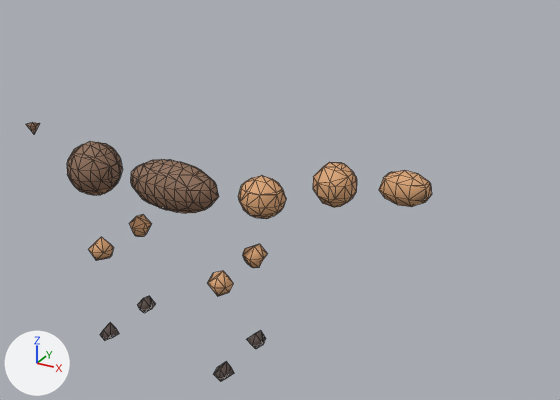
The glTF model assets/animals/src/dog.glb: old version first, new version second.
One viewpoint serves both versions: a camera (50 mm lens) standing at (0.946, -1.244, 1.065) and looking at (0.236, 0.047, 0.419). The axes (+X, +Y, +Z) are drawn at lower left. The lights are the same throughout. The picture after the commit comes second. Mesh edges are drawn as thin lines.

The older version as bpy lines, for what is in view:
```python
me_mesh = bpy.data.meshes.new('Mesh')
me_mesh.from_pydata(...)  # 536 vertices, 1016 faces; spans x -0.436..0.566, y -0.098..0.098, z 0.018..0.549
me_mesh.materials.append(mat_dogmat)
ob_dog = bpy.data.objects.new('dog', me_mesh)
ob_dog.location = (0.0, 0.0, 0.0)
```
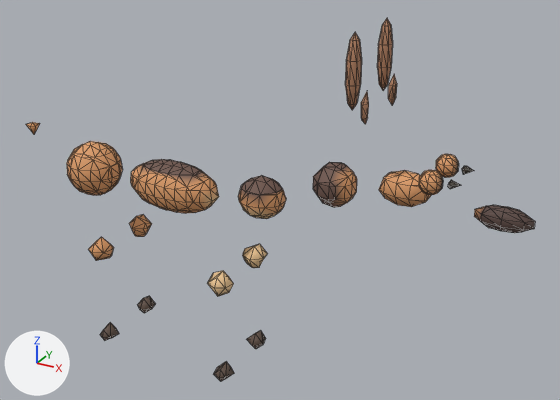
Boxes (x1, y1, x2, y2) around the edits, measured in the pictures (560 x 400 px):
'dog', reshaped (25% wider, 40% taller): before (26, 122, 432, 381); after (26, 19, 535, 381)
part 1 of me_mesh, added (brown): after (436, 154, 459, 177)
part 2 of me_mesh, added (brown): after (419, 170, 443, 195)
part 3 of me_mesh, added (brown): after (474, 205, 535, 233)
part 4 of me_mesh, added (brown): after (377, 19, 393, 90)
part 5 of me_mesh, added (brown): after (345, 33, 362, 110)
part 6 of me_mesh, added: after (448, 166, 474, 189)
part 7 of me_mesh, added: after (361, 75, 397, 124)
part 8 of me_mesh, recoloured: (26, 122, 431, 296) in both

Patch to the scene script:
```diff
--- a/assets/animals/src/dog.glb.py
+++ b/assets/animals/src/dog.glb.py
@@ me_mesh @@
 # used by ob_dog; location = (0.0, 0.0, 0.0)
 # verts and faces of me_mesh; kept vertices keep their numbers, new ones are numbered from 536
-me_mesh.from_pydata(...)  # 536 vertices, 1016 faces; spans x -0.436..0.566, y -0.098..0.098, z 0.018..0.549
+me_mesh.from_pydata(...)  # 738 vertices, 1384 faces; spans x -0.436..0.751, y -0.098..0.098, z 0.018..0.806
+# me_mesh part 1: a new loose piece, a UV sphere (8 segments, 5 rings, poles along z) spanning x 0.559..0.601, y 0.024..0.066, z 0.538..0.582, in mat_dogmat
+# me_mesh part 2: a new loose piece, a UV sphere (8 segments, 5 rings, poles along z) spanning x 0.559..0.601, y -0.066..-0.024, z 0.538..0.582, in mat_dogmat
+# me_mesh part 3: a new loose piece, a UV sphere (8 segments, 5 rings, poles along z) spanning x 0.649..0.751, y -0.021..0.021, z 0.478..0.522, in mat_dogmat
+# me_mesh part 4: a new loose piece, a UV sphere (8 segments, 5 rings, poles along z) spanning x 0.427..0.453, y 0.055..0.085, z 0.673..0.806, in mat_dogmat
+# me_mesh part 5: a new loose piece, a UV sphere (8 segments, 5 rings, poles along z) spanning x 0.427..0.453, y -0.085..-0.055, z 0.674..0.806, in mat_dogmat
+# me_mesh part 6
+verts[536] = (0.612, -0.038, 0.569)  # pixel (451, 179)
+verts[537] = (0.612, -0.034, 0.562)
+verts[538] = (0.631, -0.038, 0.562)  # pixel (461, 185)
+verts[539] = (0.613, -0.038, 0.551)  # pixel (450, 189)
+verts[540] = (0.613, -0.056, 0.562)  # pixel (447, 186)
+verts[541] = (0.609, -0.038, 0.562)  # pixel (448, 182)
+verts[542] = (0.612, 0.038, 0.569)  # pixel (464, 165)
+verts[543] = (0.613, 0.056, 0.562)  # pixel (466, 165)
+verts[544] = (0.631, 0.038, 0.562)  # pixel (474, 170)
+verts[545] = (0.613, 0.038, 0.551)  # pixel (463, 174)
+verts[546] = (0.612, 0.034, 0.562)  # pixel (463, 169)
+verts[547] = (0.609, 0.038, 0.562)  # pixel (461, 168)
+faces += [(536, 538, 537), (537, 538, 539), (536, 540, 538), (538, 540, 539), (536, 537, 541), (537, 539, 541)]
+faces += [(536, 541, 540), (539, 540, 541), (542, 544, 543), (543, 544, 545), (542, 546, 544), (544, 546, 545)]
+faces += [(542, 543, 547), (543, 545, 547), (542, 547, 546), (545, 546, 547)]
+# me_mesh part 7
+# 20 vertices are added at x 0.453..0.467, y -0.081..0.081, z 0.65..0.71
+# 32 new faces join them
+# me_mesh part 8: 1016 kept faces spanning x -0.436..0.566, y -0.098..0.098, z 0.018..0.549 get new vertex colours
 me_mesh.materials.append(mat_dogmat)
```
